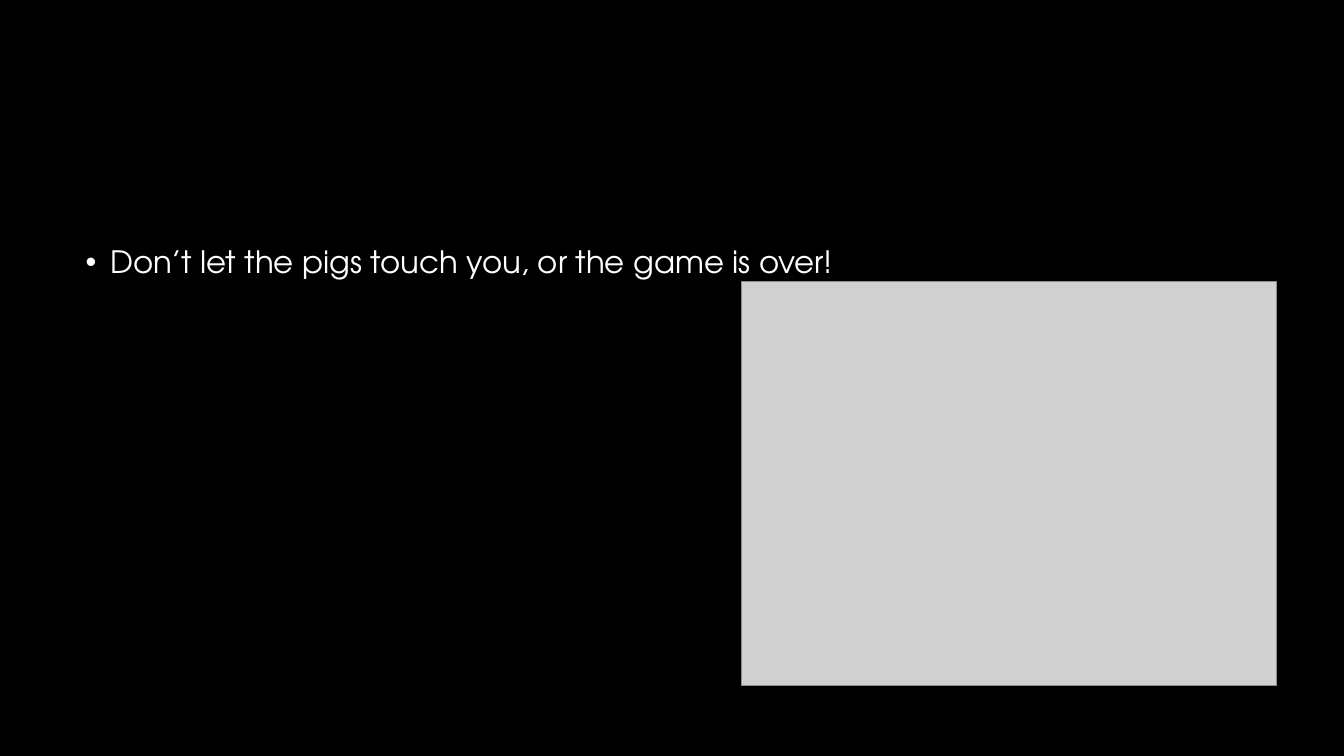
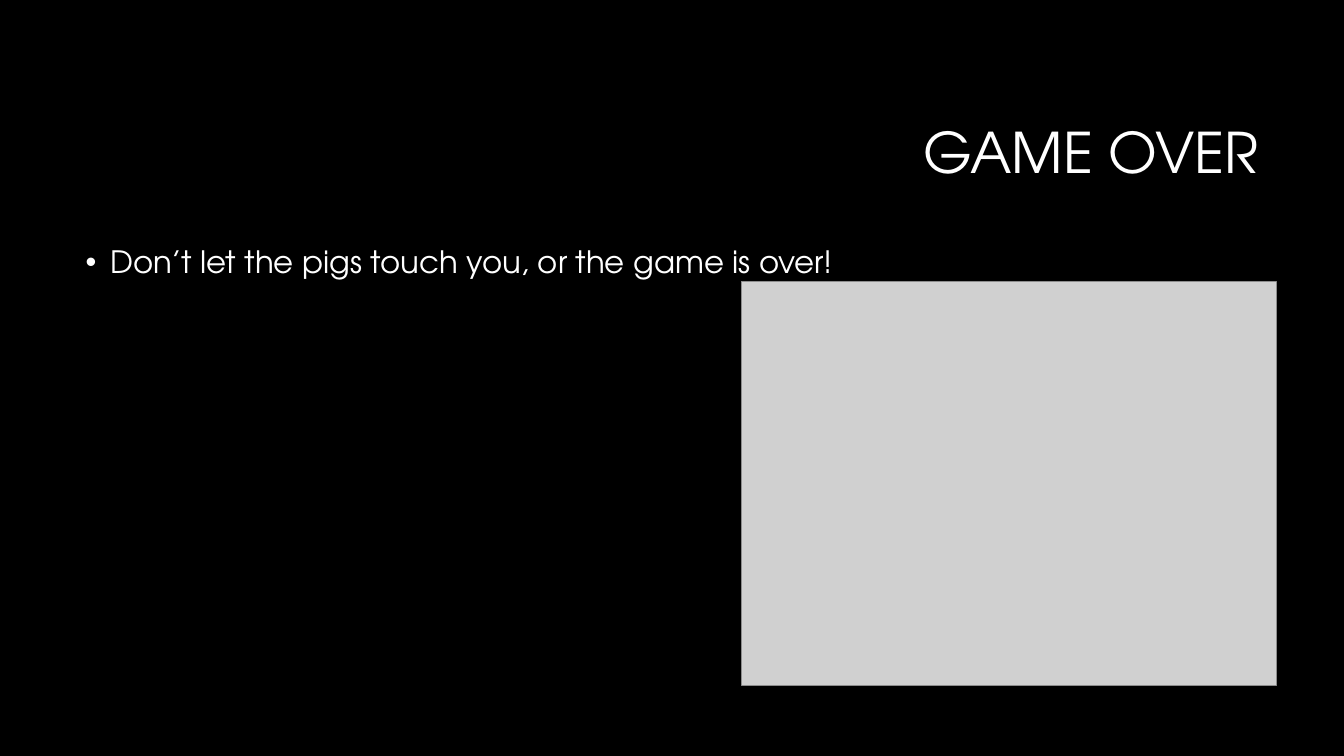
Before and after one commit to continnd/CSE386FinalProject, a slide deck: slide 4 of OpenGlCse386/Alien Pig invaders.pptx. Drawn at 1344x756 pixels with LibreOffice and Linux fonts; fonts in the diff are those of the drawing; grey boxes stand for pictures; background and template pictures are left out. Boxes give left, top, right and bottom in pixels: in the first picture for what was removed or moved away, otherwise in the second. Text is boxed around its words. In the diff, an @@ line names an element or a change of style, - is before the commit and + after.

```diff
--- a/OpenGlCse386/Alien Pig invaders.pptx
+++ b/OpenGlCse386/Alien Pig invaders.pptx
@@ title added at [924, 131, 1259, 174], 40 pt, text #FFFFFF @@
+GAME OVER
```
Also in this commit, not shown: 1 other slide changed, 1 other file.
